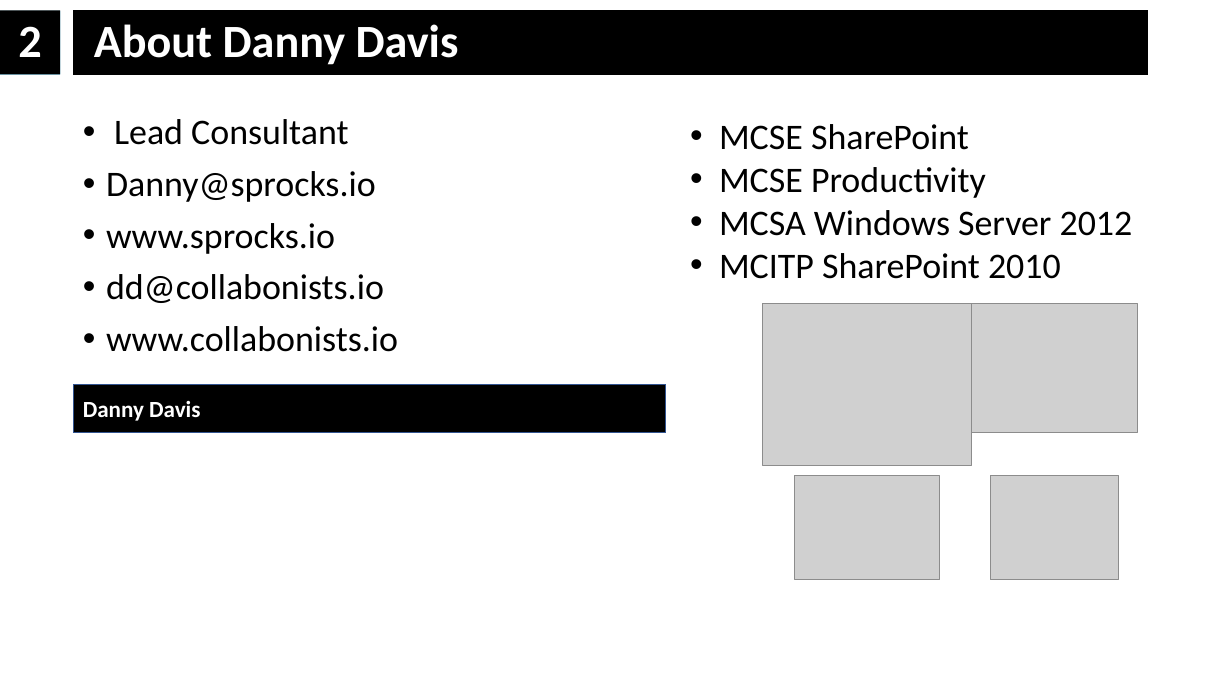
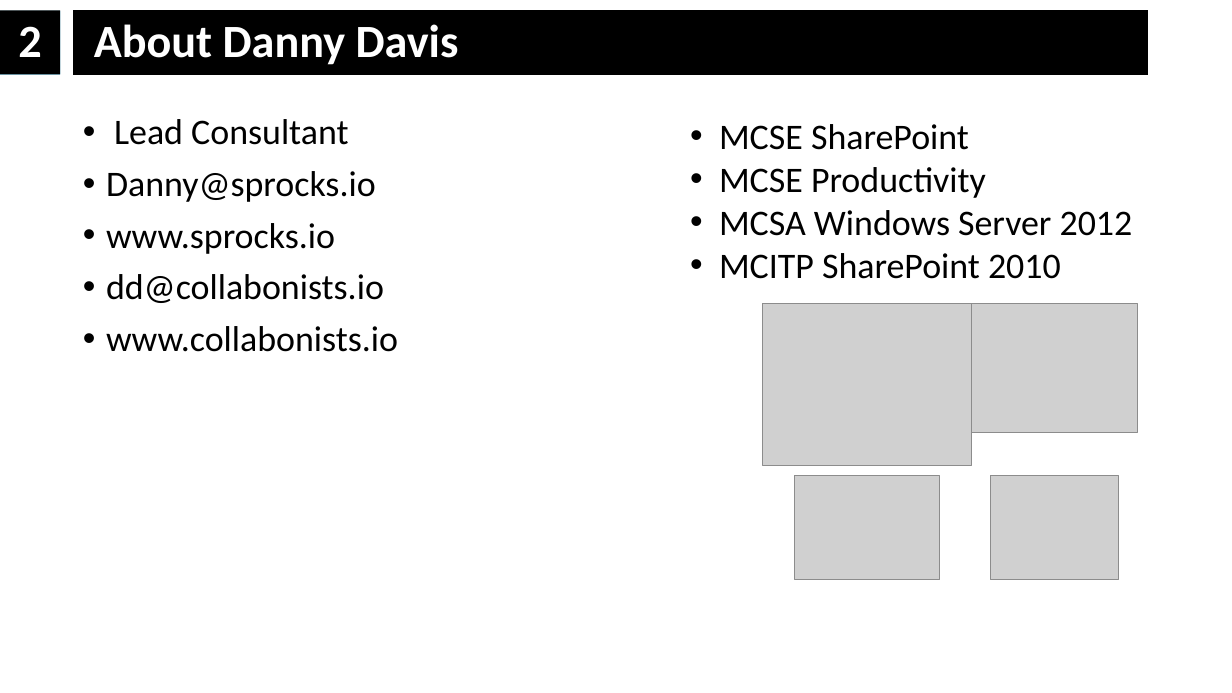
Before and after one commit to pkothree/OfficeCamp2019, a slide deck: slide 2 of Teams/Teams_2019.pptx. Drawn at 1232x693 pixels with LibreOffice and Linux fonts; fonts in the diff are those of the drawing; grey boxes stand for pictures. Boxes give left, top, right and bottom in pixels: in the first picture for what was removed or moved away, otherwise in the second. Text is boxed around its words. In the diff, an @@ line names an element or a change of style, - is before the commit and + after.

```diff
--- a/Teams/Teams_2019.pptx
+++ b/Teams/Teams_2019.pptx
@@ rectangle removed at (74,384,665,433) @@
-Danny Davis
```
Also in this commit, not shown: 43 other slides changed, 2 other files.
